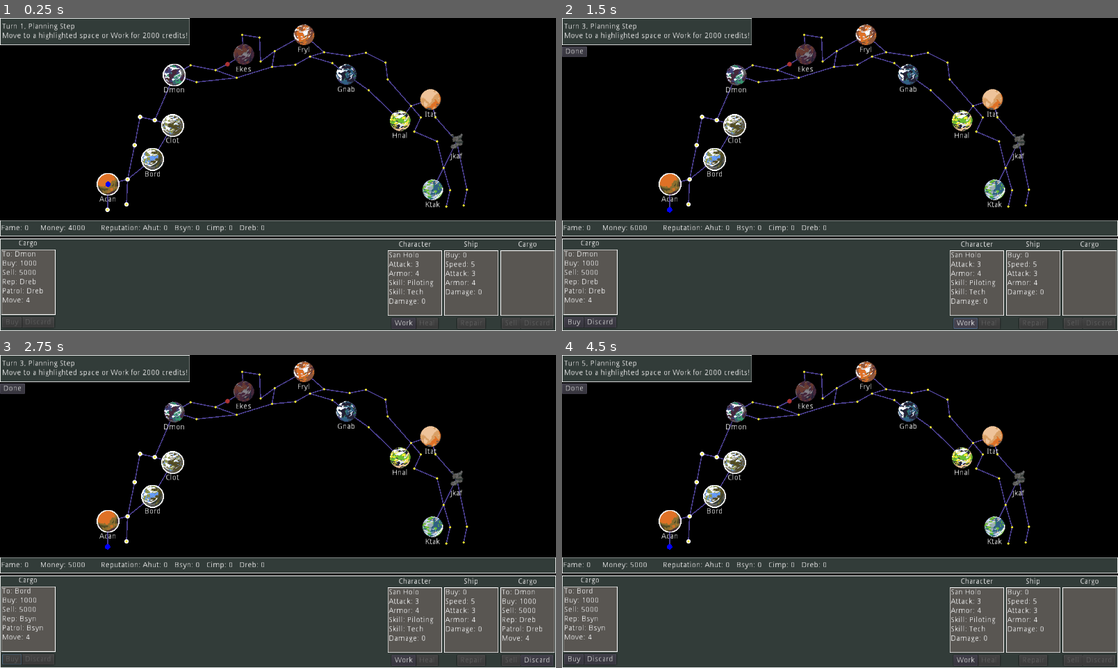
Above: before the commit, frames 1-4 (two rows, left to right).
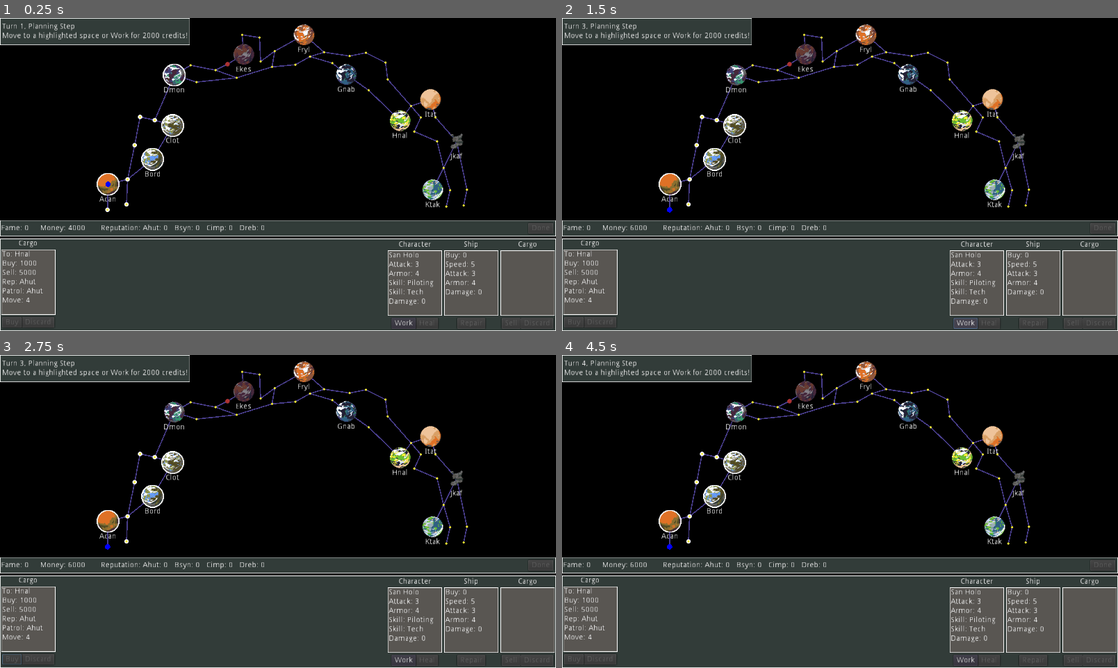
Above: after the commit, the same moments.

Repository: kosinaz/20-parsecs
Game: Godot game, scene res://scenes/ingame.tscn
Same seed, same stepped clock (60 frames per second), same inputs: the game is played once before the commit and once after it.
Inputs (mouse positions are in pixels of both pictures, inside the frame that each line leads up to):
- Up to frame 1 (0.25 s): no input
- Up to frame 2 (1.5 s): click (667, 208) at 0.52 s; click "Work" at 1.25 s
- Up to frame 3 (2.75 s): click (11, 658) at 2 s, where only the run before the commit has a clickable "Buy"
- Up to frame 4 (4.5 s): click (573, 389) at 2.75 s, where only the run before the commit has a clickable "Done"; click (1101, 661) at 3.5 s, where only the run before the commit has a clickable "Discard"; click (667, 545) at 4.27 s

The runs differ from the first frame. In frame 1, 0.1% of the frame differs, in the area x 2-100%, y 65-88%; in frame 2, 0.3%; in frame 3, 0.5%, in the area x 0-100%, y 9-99%; in frame 4, 0.3%.

Commit message:
add remaining cargos, refine step transitions and ui

Diff:
--- a/20 Parsecs/scenes/cargo.gd
+++ b/20 Parsecs/scenes/cargo.gd
@@ -4,10 +4,16 @@
 
 func setup(data):
 	_data = data
-	$"%Label".text = "To: " + data.to + "\n"
+	$"%Label".text = ""
+	if data.has("illegal"):
+		$"%Label".text += "Illegal\n"
+	$"%Label".text += "To: " + data.to + "\n"
 	$"%Label".text += "Buy: " + str(data.buy) + "\n"
 	$"%Label".text += "Sell: " + str(data.sell) + "\n"
-	$"%Label".text += "Rep: " + data.rep + "\n"
+	if data.has("rep"):
+		$"%Label".text += "Rep: " + data.rep + "\n"
+	if data.has("fame"):
+		$"%Label".text += "Fame: " + str(data.fame) + "\n"
 	$"%Label".text += "Patrol: " + data.patrol + "\n"
 	$"%Label".text += "Move: " + str(data.move)
 
--- a/20 Parsecs/scenes/cargos.gd
+++ b/20 Parsecs/scenes/cargos.gd
@@ -34,4 +34,45 @@
 		"patrol": "Dreb",
 		"move": 4,
 	},
+	{
+		"to": "Ktak",
+		"buy": 1000,
+		"sell": 6000,
+		"patrol": "Ahut",
+		"move": 3,
+	},
+	{
+		"illegal": true,
+		"to": "Acan",
+		"buy": 1000,
+		"sell": 7000,
+		"fame": 1
+	},
+	{
+		"illegal": true,
+		"to": "Ekes",
+		"buy": 1000,
+		"sell": 7000,
+		"fame": 1,
+		"patrol": "Bsyn",
+		"move": 3,
+	},
+	{
+		"illegal": true,
+		"to": "Itat",
+		"buy": 1000,
+		"sell": 7000,
+		"fame": 1,
+		"patrol": "Cimp",
+		"move": 3,
+	},
+	{
+		"illegal": true,
+		"to": "Jkaf",
+		"buy": 1000,
+		"sell": 9000,
+		"fame": 1,
+		"patrol": "Dreb",
+		"move": 3,
+	},
 ]
--- a/20 Parsecs/scenes/ingame.gd
+++ b/20 Parsecs/scenes/ingame.gd
@@ -36,19 +36,14 @@
 		for next_id in astar.get_point_connections(id):
 			draw_line(astar.get_point_position(id), astar.get_point_position(next_id), Color.darkslateblue, 2)
 
-
 func move_to(space):
 	$"%Player".current_space = space
 	$"%Player".position = space.position
-
 
 func start_planning():
 	$"%TurnIndicator".text = "Turn " + str(turn) + ", Planning Step\n"
 	$"%TurnIndicator".text += "Move to a highlighted space or Work for 2000 credits!"
 	$"%Work".disabled = false
-	enable_spaces_in_range()
-
-func enable_spaces_in_range():
 	astar.set_point_disabled(13)
 	for to_id in astar.get_points():
 		if astar.get_id_path($"%Player".current_space.id, to_id).size() > $"%Ship".get_data().speed + 1:
@@ -61,21 +56,30 @@
 	else:
 		get_node("Spaces/Space13/Button").disabled = false
 
-func disable_spaces():
+func stop_planning():
 	for space in $Spaces.get_children():
 		space.get_node("Button").disabled = true
+	$"%Work".disabled = true
 
 func start_action():
-	$"%Done".show()
-	$"%Work".disabled = true
+	stop_planning()
 	if not planets.has($"%Player".current_space.id):
-		start_turn()
+		stop_action()
 	else:
+		$"%Done".disabled = false
 		$"%TurnIndicator".text = "Turn " + str(turn) + ", Action Step\n"
 		$"%TurnIndicator".text += "Perform any number or no actions, then press Done!"
-	bought = false
-	update_market_actions()
-	$"%MarketCargoDiscard".disabled = false
+		bought = false
+		update_market_actions()
+		$"%MarketCargoDiscard".disabled = false
+
+func stop_action():
+	$"%MarketCargoBuy".disabled = true
+	$"%MarketCargoDiscard".disabled = true
+	$"%ShipCargoSell".disabled = true
+	$"%ShipCargoDiscard".disabled = true
+	$"%Done".disabled = true
+	start_encounter()
 
 func update_market_actions():
 	$"%MarketCargoBuy".disabled = bought
@@ -98,12 +102,10 @@
 
 func _on_space_pressed(space):
 	move_to(space)
-	disable_spaces()
 	start_action()
 
 func _on_done_pressed():
-	$"%Done".hide()
-	start_encounter()
+	stop_action()
 
 func _on_market_cargo_buy_pressed():
 	$"%Player".decrease_money(market_cargos[0].buy)
@@ -122,8 +124,8 @@
 
 func _on_ship_cargo_sell_pressed():
 	$"%Player".increase_money($"%ShipCargo".get_data().sell)
-	print($"%ShipCargo".get_data().rep)
-	$"%Player".increase_reputation($"%ShipCargo".get_data().rep)
+	if $"%ShipCargo".get_data().has("rep"):
+		$"%Player".increase_reputation($"%ShipCargo".get_data().rep)
 	_on_ship_cargo_discard_pressed()
 	$"%ShipCargoSell".disabled = true
 	update_market_actions()
--- a/20 Parsecs/scenes/ingame.tscn
+++ b/20 Parsecs/scenes/ingame.tscn
@@ -394,14 +394,6 @@
 text = "Turn 1, Planning Step
 Move to a highlighted space or Work for 2000 credits!"
 
-[node name="Done" type="Button" parent="CanvasLayer"]
-unique_name_in_owner = true
-visible = false
-margin_top = 52.0
-margin_right = 46.0
-margin_bottom = 72.0
-text = "Done"
-
 [node name="HudCenter" type="TextureRect" parent="CanvasLayer"]
 anchor_left = 0.5
 anchor_top = 1.0
@@ -437,6 +429,15 @@
 margin_bottom = 22.0
 text = "Reputation: Ahut: 0   Bsyn: 0   Cimp: 0   Dreb: 0"
 
+[node name="Done" type="Button" parent="CanvasLayer/HudCenter"]
+unique_name_in_owner = true
+margin_left = 973.0
+margin_top = 5.0
+margin_right = 1019.0
+margin_bottom = 25.0
+disabled = true
+text = "Done"
+
 [node name="Hud" type="TextureRect" parent="CanvasLayer"]
 anchor_left = 0.5
 anchor_top = 1.0
@@ -661,7 +662,7 @@
 disabled = true
 text = "Discard"
 
-[connection signal="pressed" from="CanvasLayer/Done" to="." method="_on_done_pressed"]
+[connection signal="pressed" from="CanvasLayer/HudCenter/Done" to="." method="_on_done_pressed"]
 [connection signal="pressed" from="CanvasLayer/Market/HBoxContainer/VBoxContainer/HBoxContainer/MarketCargoBuy" to="." method="_on_market_cargo_buy_pressed"]
 [connection signal="pressed" from="CanvasLayer/Market/HBoxContainer/VBoxContainer/HBoxContainer/MarketCargoDiscard" to="." method="_on_market_cargo_discard_pressed"]
 [connection signal="pressed" from="CanvasLayer/Character/HBoxContainer/CharacterContainer/HBoxContainer/Work" to="." method="_on_work_pressed"]
